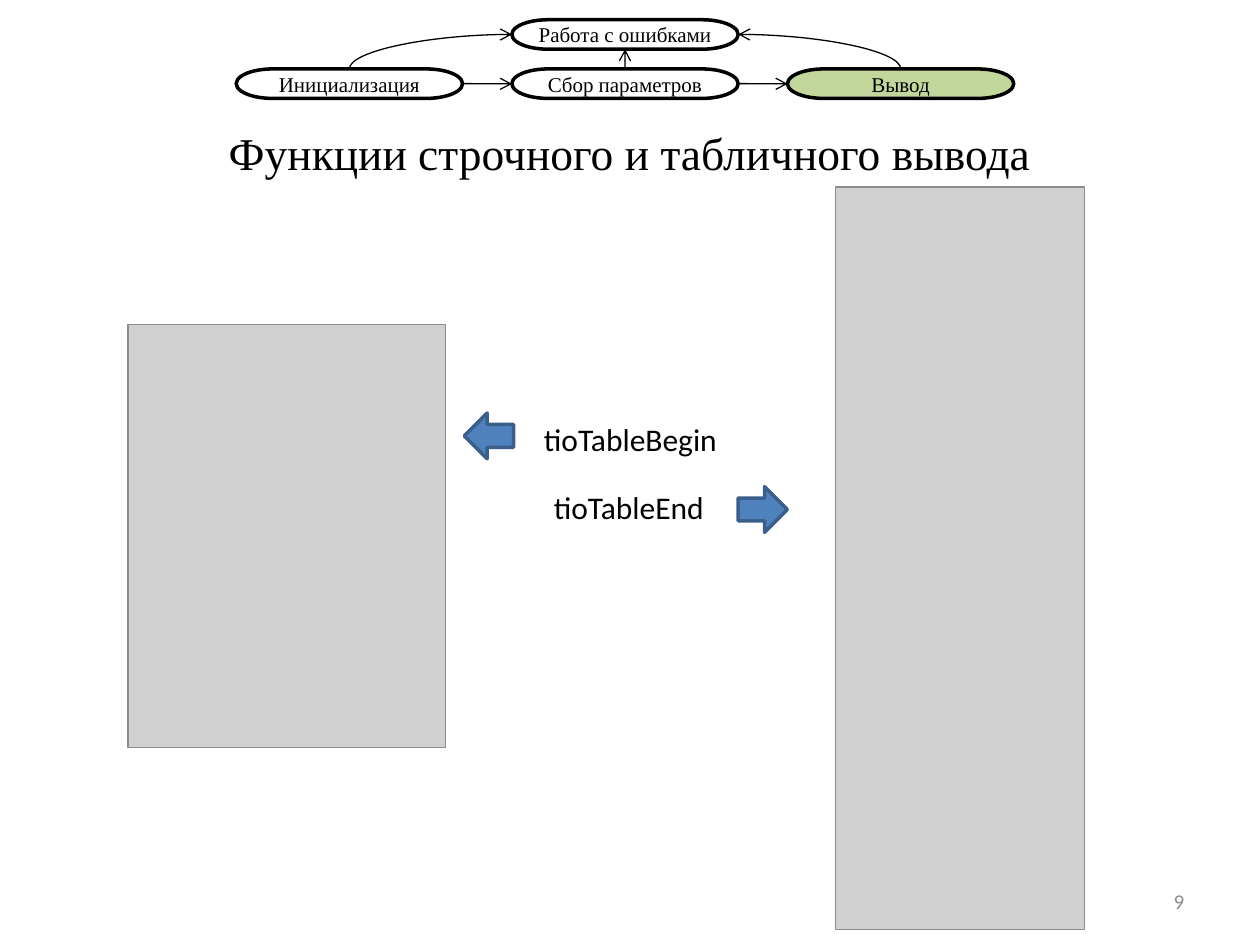
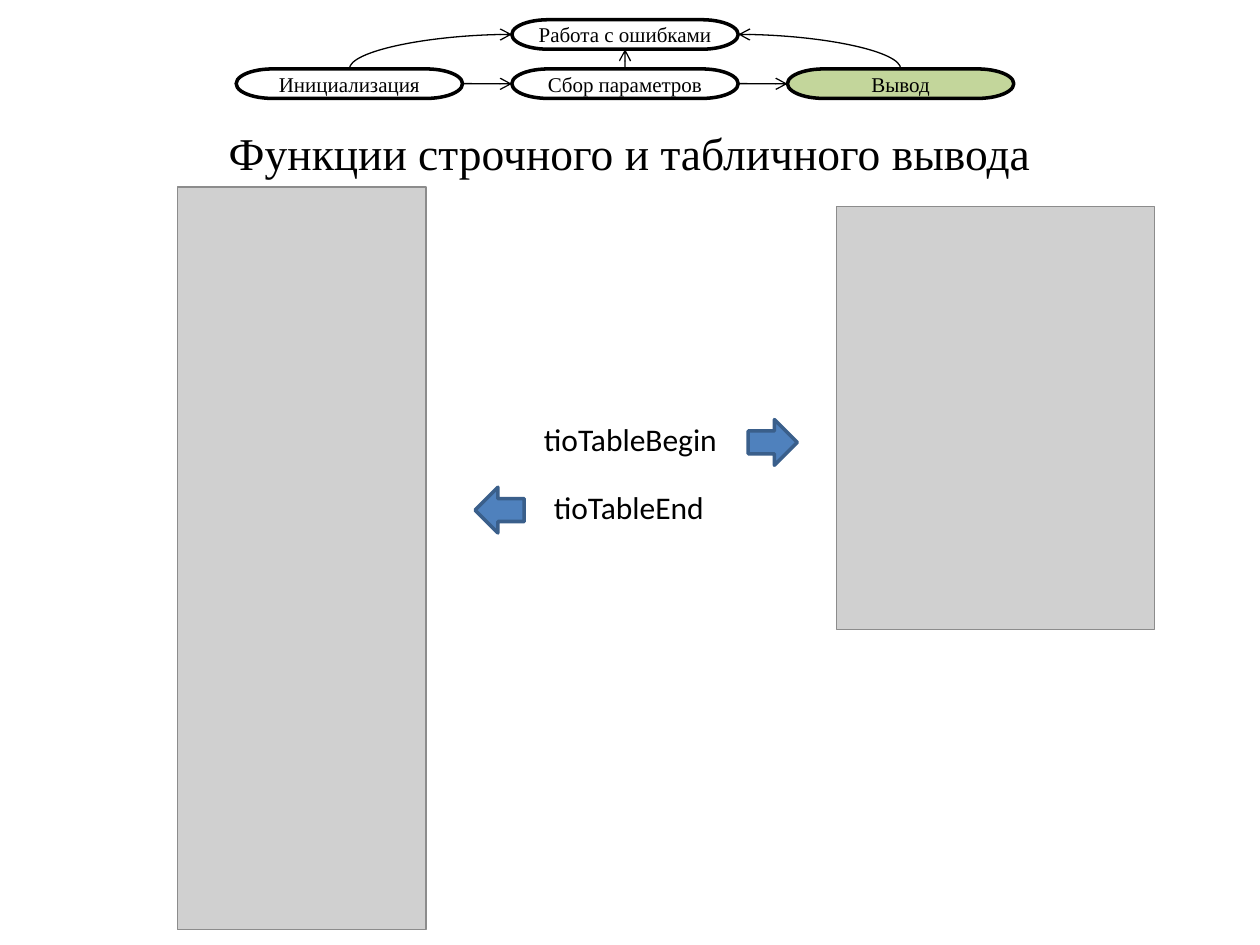
Before and after one commit to nwcfang/diplom_report, a slide deck: slide 9 of presentation/presentation-shtamp.pptx. Drawn at 1260x945 pixels with LibreOffice and Linux fonts; fonts in the diff are those of the drawing; grey boxes stand for pictures. Boxes give left, top, right and bottom in pixels: in the first picture for what was removed or moved away, otherwise in the second. Text is boxed around its words. In the diff, an @@ line names an element or a change of style, - is before the commit and + after.

```diff
--- a/presentation/presentation-shtamp.pptx
+++ b/presentation/presentation-shtamp.pptx
@@ picture moved from (x1=835, y1=186, x2=1084, y2=929) to (x1=178, y1=186, x2=426, y2=929) @@
@@ picture moved from (x1=129, y1=325, x2=446, y2=747) to (x1=837, y1=207, x2=1154, y2=629) @@
@@ right arrow moved from (x1=738, y1=486, x2=788, y2=532) to (x1=748, y1=420, x2=798, y2=465) @@
@@ right arrow moved from (x1=464, y1=413, x2=513, y2=459) to (x1=475, y1=488, x2=524, y2=533) @@
@@ page number removed at (x1=1174, y1=895, x2=1185, y2=909) @@
-9
```
Also in this commit, not shown: 13 other slides changed, 1 other file.
